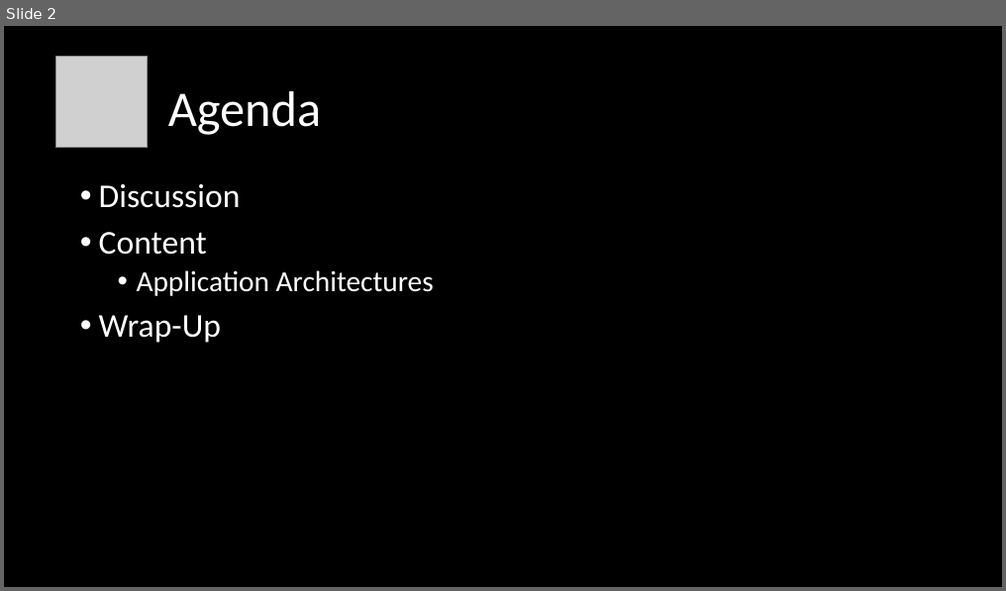
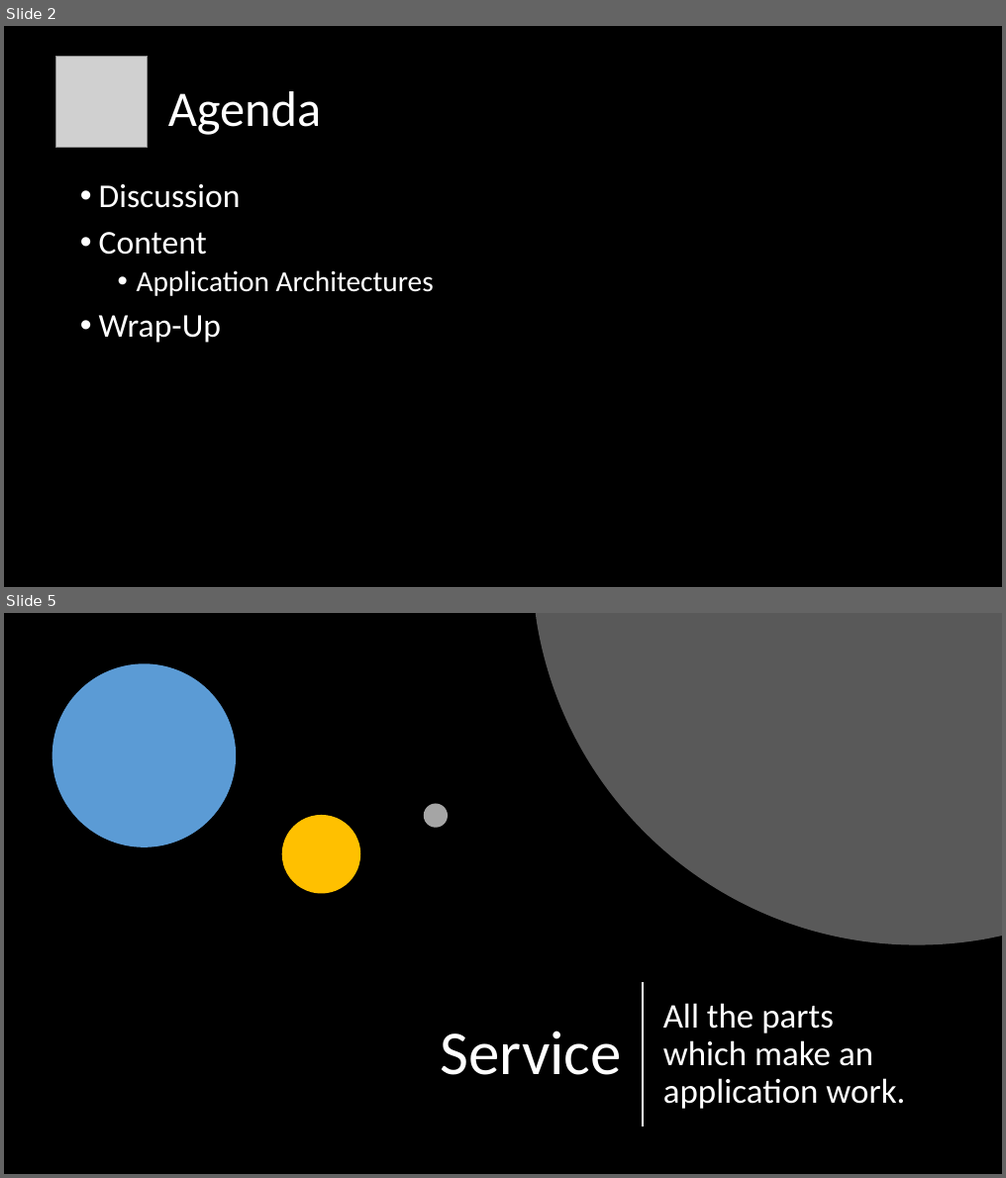
Before and after one commit to orstewar/ist346-content, a slide deck: content/09-services-application-architectures.pptx. Shown one above the other, each under a label of ours: slide 2 before the commit, slides 2 and 5 after it; the slides between them are not shown. The pictures are 1006x591 and 1006x1178 pixels, drawn with LibreOffice and Linux fonts; fonts in the diff are those of the drawing; grey boxes stand for pictures. Boxes give left, top, right and bottom in pixels: in the first picture for what was removed or moved away, otherwise in the second. Text is boxed around its words. In the diff, an @@ line names an element or a change of style, - is before the commit and + after.

```diff
--- a/content/09-services-application-architectures.pptx
+++ b/content/09-services-application-architectures.pptx
@@ slide 5 added at [4, 613, 1002, 1174], background #000000 @@
@@ freeform shape added at [536, 613, 1002, 946], fill #595959 @@
@@ ellipse added at [52, 663, 236, 848], fill #5B9BD5 @@
@@ ellipse added at [282, 815, 360, 894], fill #FFC000 @@
@@ ellipse added at [424, 804, 448, 828], fill #A5A5A5 @@
@@ line added from (643, 983) to (643, 1126), #FFFFFF 1.5 pt @@
@@ text added at [663, 1003, 905, 1109], 33.3 pt, text #FFFFFF @@
+All the parts which make an application work.
@@ title added at [440, 1031, 621, 1075], 60 pt, text #FFFFFF @@
+Service
```
Also in this commit, not shown: 5 slides changed, 3 other slides added, 23 slides removed, 2 other files.
